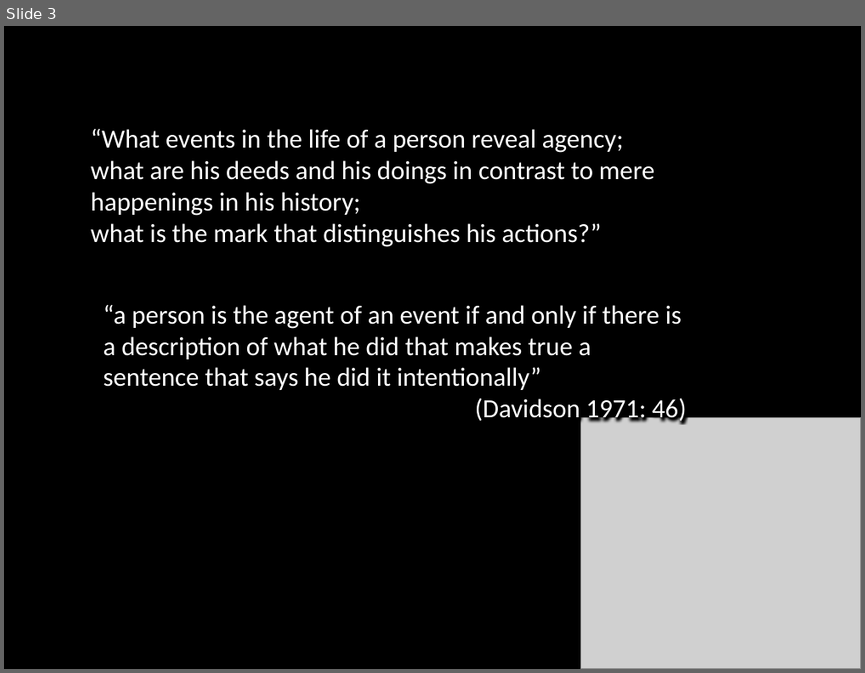
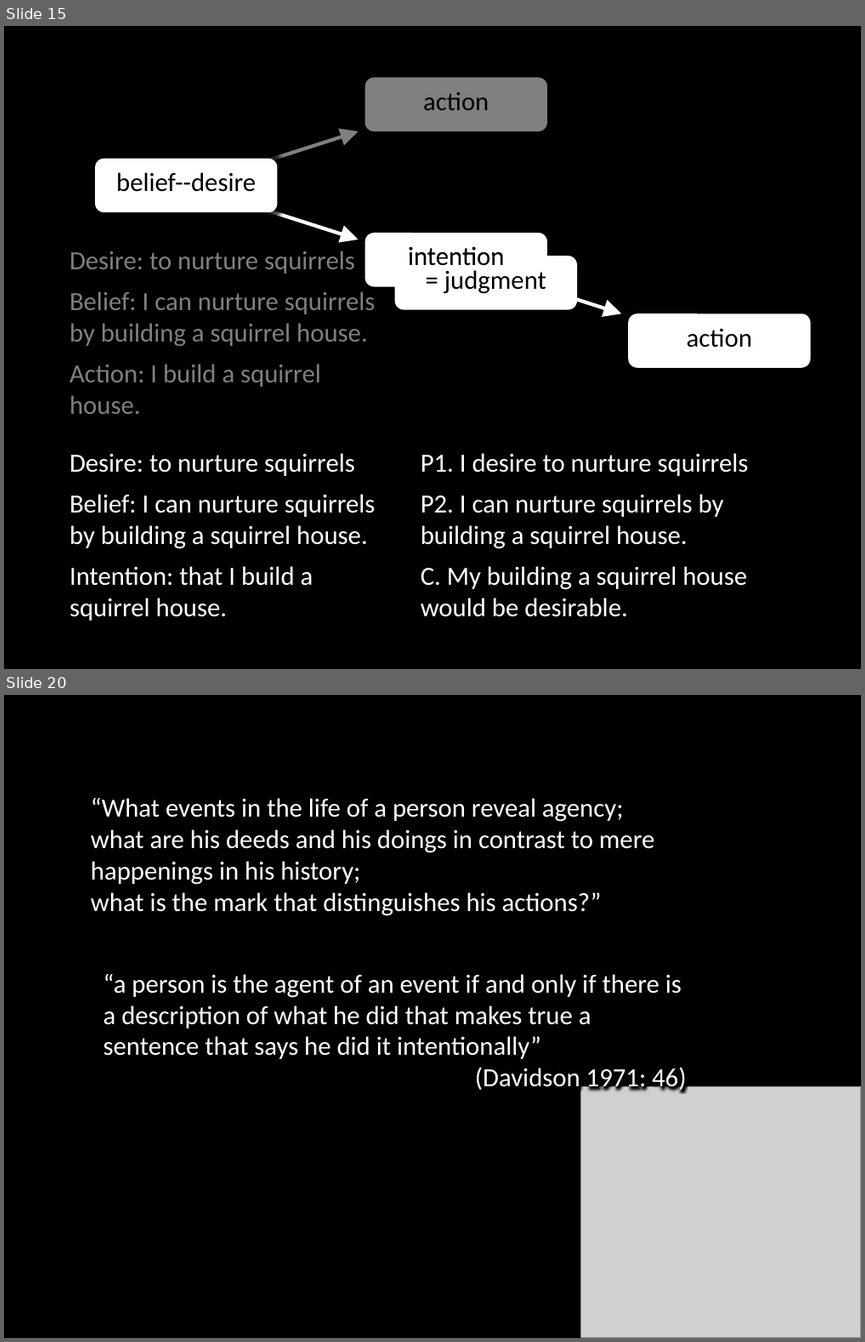
Before and after one commit to butterfill/lecture_mindreading_joint_action_philosophical_tools, a slide deck: lecture05 actions intentions goals/lecture05.ppt.pptx. Shown one above the other, each under a label of ours: slide 3 before the commit, slides 15 and 20 after it; the slides between them are not shown. The pictures are 865x673 and 865x1342 pixels, drawn with LibreOffice and Linux fonts; fonts in the diff are those of the drawing; grey boxes stand for pictures. Boxes give left, top, right and bottom in pixels: in the first picture for what was removed or moved away, otherwise in the second. Text is boxed around its words. In the diff, an @@ line names an element or a change of style, - is before the commit and + after.

```diff
--- a/lecture05 actions intentions goals/lecture05.ppt.pptx
+++ b/lecture05 actions intentions goals/lecture05.ppt.pptx
@@ slide 15 added at (4, 26, 861, 669), background #000000 @@
@@ rounded rectangle added at (364, 77, 547, 131), fill #808080, 22 pt, text #000000 @@
+action
@@ arrow added from (190, 185) to (358, 131), #808080 3 pt @@
@@ rounded rectangle added at (95, 159, 278, 213), fill #FFFFFF, 22 pt, text #000000 @@
+belief--desire
@@ arrow added from (190, 185) to (358, 239), #FFFFFF 3 pt @@
@@ text added at (69, 250, 375, 414), 22 pt, text #808080 @@
+Desire: to nurture squirrels
+Belief: I can nurture squirrels by building a squirrel house.
+Action: I build a squirrel house.
@@ rounded rectangle added at (364, 233, 547, 286), fill #FFFFFF, 22 pt, text #000000 @@
+intention
@@ rounded rectangle added at (364, 233, 547, 286), 22 pt, text #000000 @@
+intention
@@ rounded rectangle added at (395, 256, 577, 310), fill #FFFFFF, 22 pt, text #000000 @@
+= judgment
@@ arrow added from (453, 260) to (621, 314), #FFFFFF 3 pt @@
@@ rounded rectangle added at (628, 314, 811, 368), fill #FFFFFF, 22 pt, text #000000 @@
+action
@@ text added at (69, 453, 375, 620), 22 pt, text #FFFFFF @@
+Desire: to nurture squirrels
+Belief: I can nurture squirrels by building a squirrel house.
+Intention: that I build a squirrel house.
@@ text added at (420, 453, 749, 617), 22 pt, text #FFFFFF @@
+P1. I desire to nurture squirrels
+P2. I can nurture squirrels by building a squirrel house.
+C. My building a squirrel house would be desirable.
@@ what was slide 3 is now slide 20 @@
```
Also in this commit, not shown: 2 slides changed, 17 other slides added, 2 other files.
